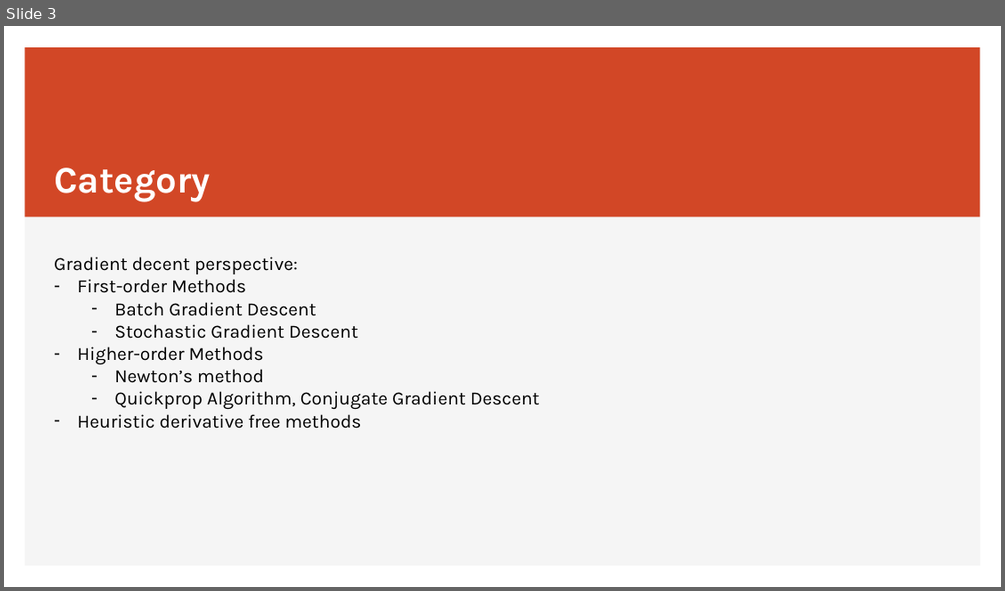
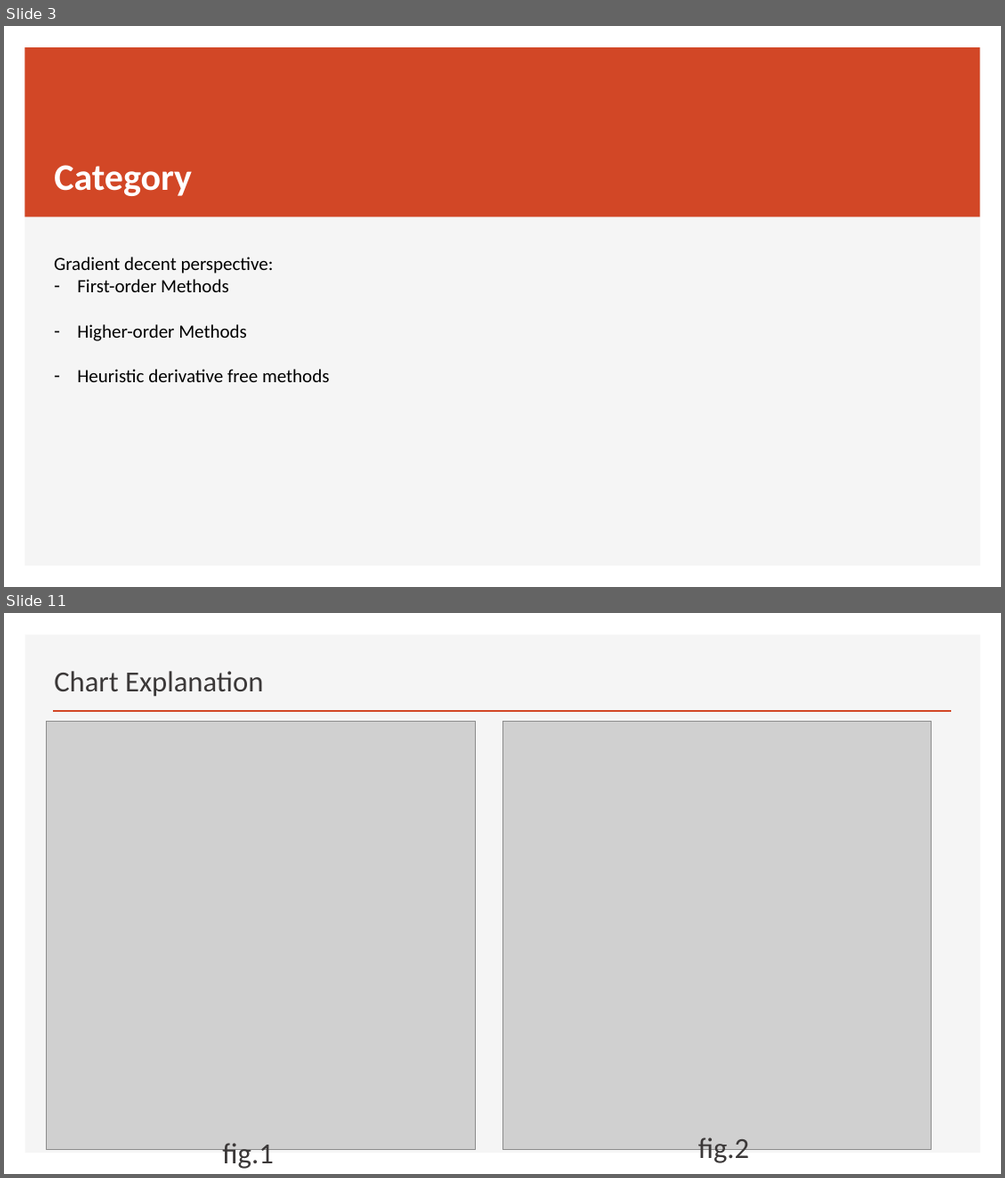
Before and after one commit to JiadaoZ22/Writings, a slide deck: IUPUI/ECE662/submission1_optimization.pptx. Shown one above the other, each under a label of ours: slide 3 before the commit, slides 3 and 11 after it; the slides between them are not shown. The pictures are 1005x591 and 1005x1178 pixels, drawn with LibreOffice and Linux fonts; fonts in the diff are those of the drawing; grey boxes stand for pictures. Boxes give left, top, right and bottom in pixels: in the first picture for what was removed or moved away, otherwise in the second. Text is boxed around its words. In the diff, an @@ line names an element or a change of style, - is before the commit and + after.

```diff
--- a/IUPUI/ECE662/submission1_optimization.pptx
+++ b/IUPUI/ECE662/submission1_optimization.pptx
@@ slide 11 added at [4, 613, 1001, 1174], background #FFFFFF; not listed: 1 template element that a slide beside it also shows @@
@@ title added at [54, 671, 263, 697], 28 pt, text #3B3838 @@
+Chart Explanation
@@ line added from (53, 711) to (952, 711), #D24726 2 pt @@
@@ picture added at [47, 721, 475, 1149] @@
@@ picture added at [502, 721, 931, 1149] @@
@@ text added at [222, 1143, 273, 1168], 28 pt, text #3B3838 @@
+fig.1
@@ text added at [698, 1137, 749, 1166], 28 pt, text #3B3838 @@
+fig.2
@@ slide 3 changed as well @@
@@ title "Category" at [54, 165, 192, 196]: font Karla to Calibri; line spacing 1 to 0.9; vertical alignment bottom to middle @@
@@ text "Gradient decent perspective:" at [54, 257, 329, 382]: font Karla to Calibri @@
@@ text at [114, 302, 358, 338]: paragraphs removed @@
-  – Batch Gradient Descent
-  – Stochastic Gradient Descent
@@ text at [114, 369, 540, 409]: paragraphs removed @@
-  – Newton’s method
-  – Quickprop Algorithm, Conjugate Gradient Descent
```
Also in this commit, not shown: 3 other slides changed, 7 other slides added, 4 slides removed.
